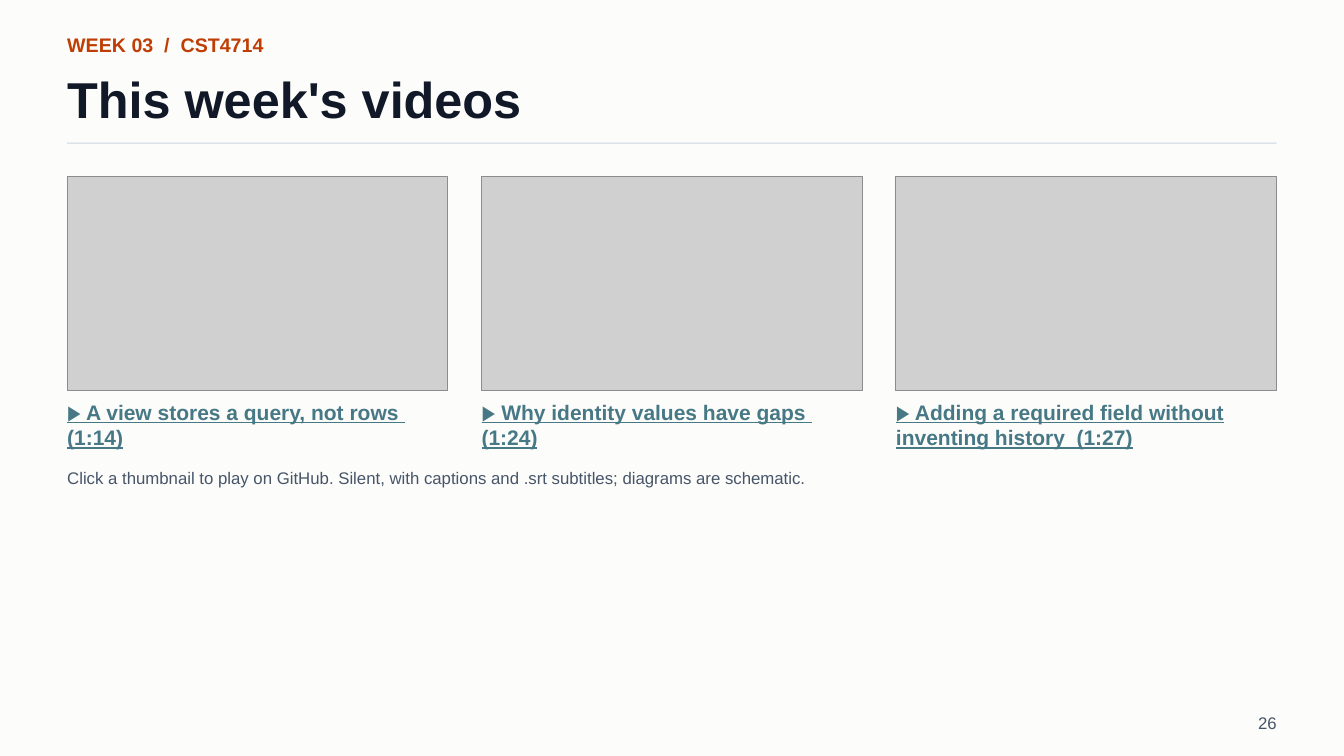
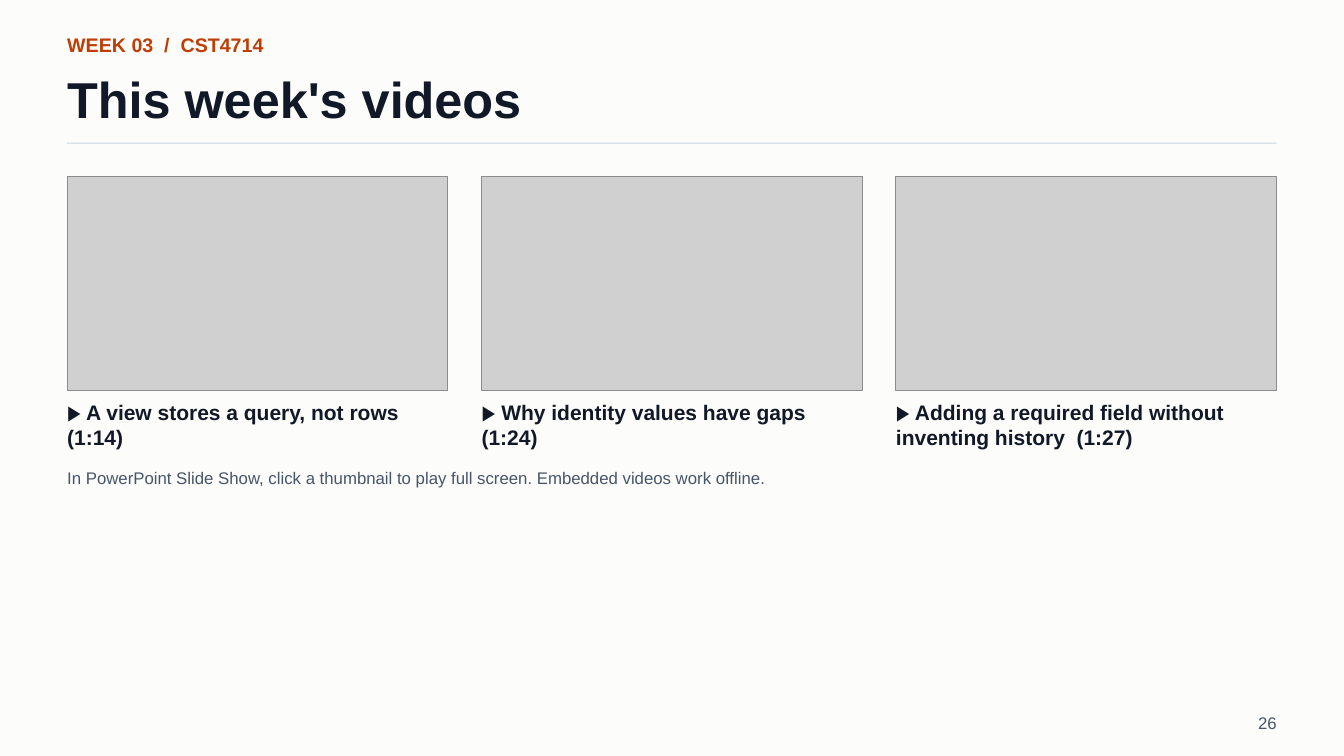
Before and after one commit to lolusername/CST4714_DB_admin, a slide deck: slide 26 of week_03/week_03_views_identity_safe_change.pptx. Drawn at 1344x756 pixels with LibreOffice and Linux fonts; fonts in the diff are those of the drawing; grey boxes stand for pictures. Boxes give left, top, right and bottom in pixels: in the first picture for what was removed or moved away, otherwise in the second. Text is boxed around its words. In the diff, an @@ line names an element or a change of style, - is before the commit and + after.

Commit message:
Embed videos in all remaining weekly PowerPoints

```diff
--- a/week_03/week_03_views_identity_safe_change.pptx
+++ b/week_03/week_03_views_identity_safe_change.pptx
@@ text colour #467886 to #111827, underline off in 3 elements at box(67, 404, 399, 450), box(482, 404, 806, 450), box(896, 404, 1224, 450) @@
@@ text at box(67, 472, 765, 488): text changed @@
-Click a thumbnail to play on GitHub. Silent, with captions and .srt subtitles; diagrams are schematic.
+In PowerPoint Slide Show, click a thumbnail to play full screen. Embedded videos work offline.
```
Also in this commit, not shown: 28 other files.
